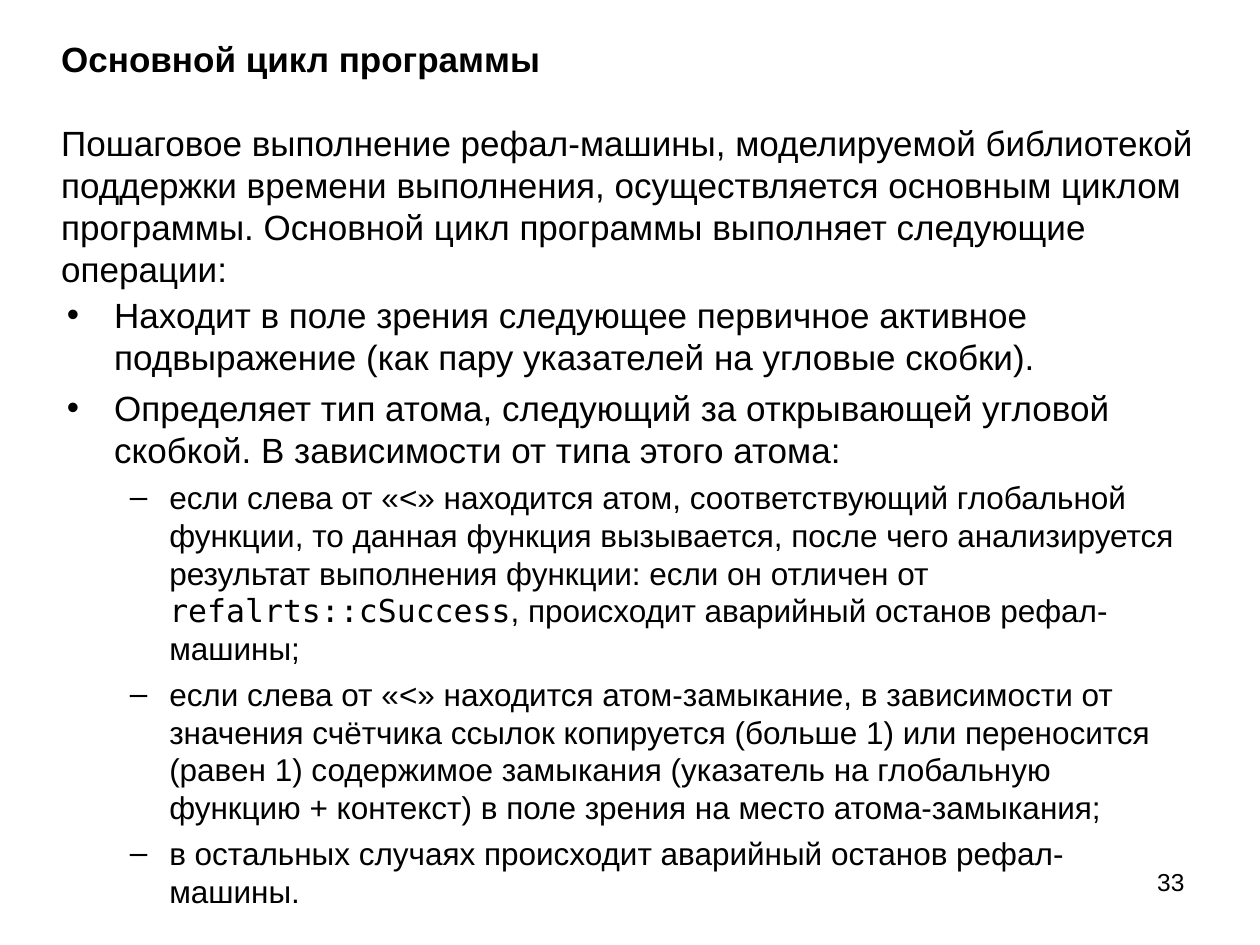
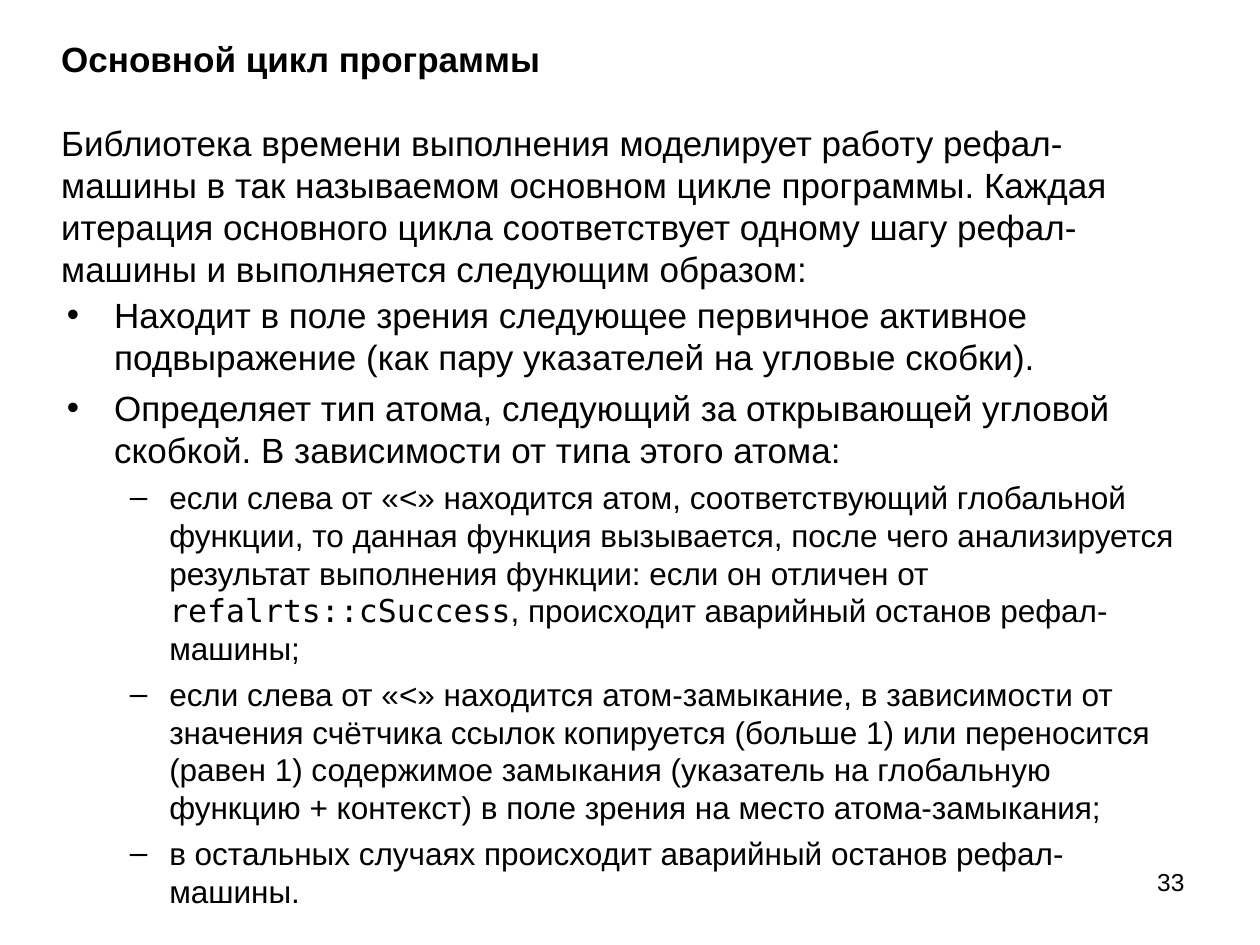
Before and after one commit to bmstu-iu9/refal-5-lambda, a slide deck: slide 33 of doc/Компилятор Простого Рефала.ppt. Drawn at 1260x945 pixels with LibreOffice and Linux fonts; fonts in the diff are those of the drawing. Boxes give left, top, right and bottom in pixels: in the first picture for what was removed or moved away, otherwise in the second. Text is boxed around its words. In the diff, an @@ line names an element or a change of style, - is before the commit and + after.

```diff
--- a/doc/Компилятор Простого Рефала.ppt
+++ b/doc/Компилятор Простого Рефала.ppt
@@ title at [61,46,1106,288]: text changed @@
-Основной цикл программы
-Пошаговое выполнение рефал-машины, моделируемой библиотекой поддержки времени выполнения, осуществляется основным циклом программы. Основной цикл программы выполняет следующие операции:
+Основной цикл программы
+Библиотека времени выполнения моделирует работу рефал-машины в так называемом основном цикле программы. Каждая итерация основного цикла соответствует одному шагу рефал-машины и выполняется следующим образом:
```
Also in this commit, not shown: 4 other slides changed, 2 other files.
